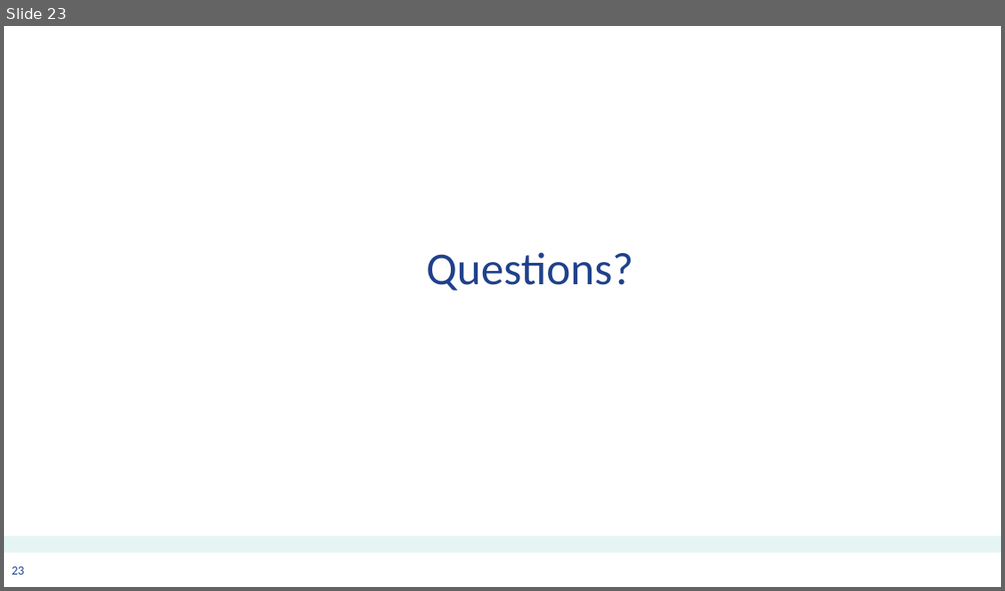
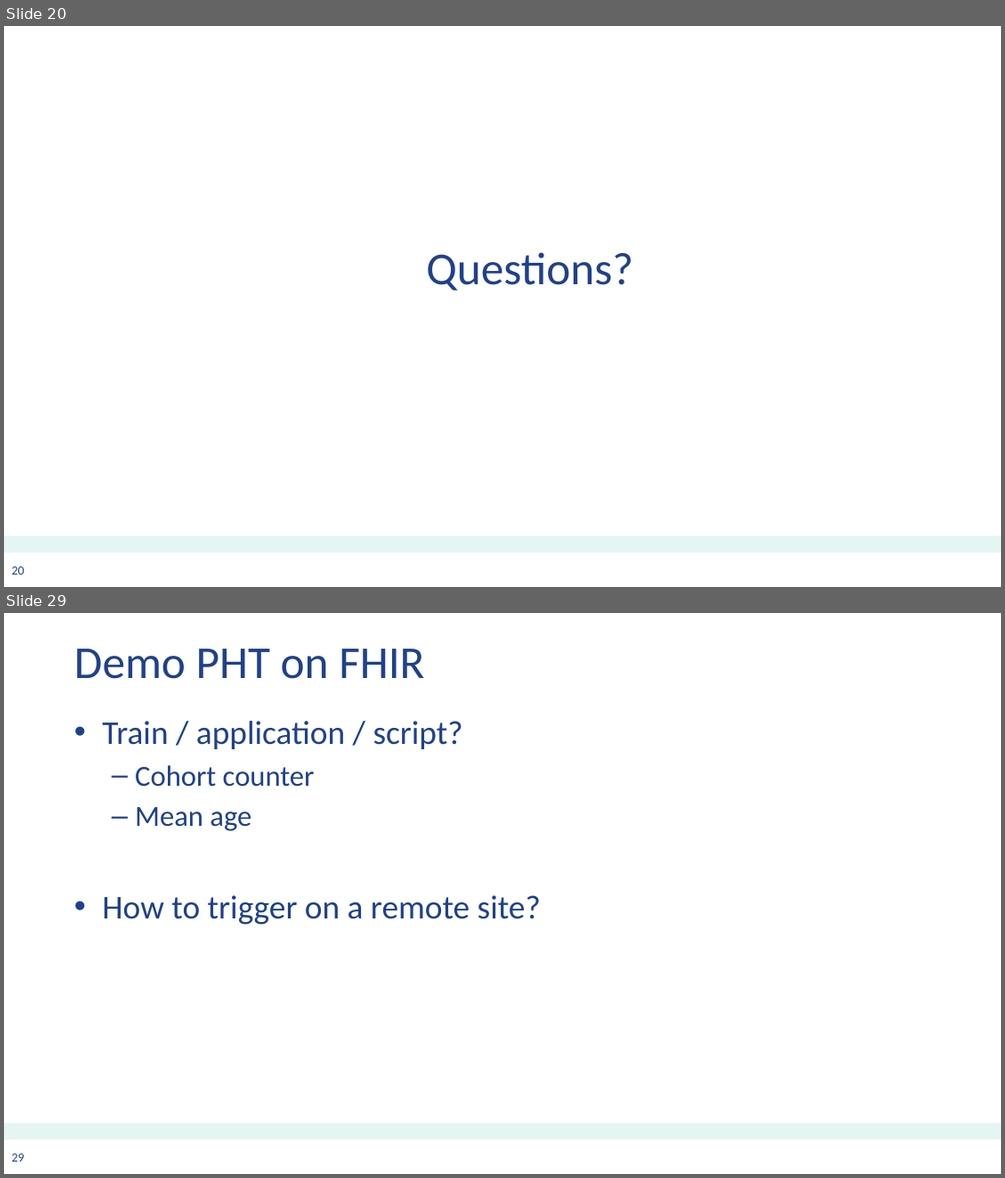
Before and after one commit to jvsoest/PHT_on_FHIR_demo, a slide deck: 20181108_PHT_Intro_AC.pptx. Shown one above the other, each under a label of ours: slide 23 before the commit, slides 20 and 29 after it; the slides between them are not shown. The pictures are 1005x591 and 1005x1178 pixels, drawn with LibreOffice and Linux fonts; fonts in the diff are those of the drawing; background and template pictures are left out. Boxes give left, top, right and bottom in pixels: in the first picture for what was removed or moved away, otherwise in the second. Text is boxed around its words. In the diff, an @@ line names an element or a change of style, - is before the commit and + after.

Commit message:
Added slides for RDF demo

```diff
--- a/20181108_PHT_Intro_AC.pptx
+++ b/20181108_PHT_Intro_AC.pptx
@@ slide 29 added at [4, 613, 1001, 1174], background #FFFFFF; not listed: 2 template elements that a slide beside it also shows @@
@@ title added at [74, 649, 424, 679], 44 pt, text #1F418B @@
+Demo PHT on FHIR
@@ text added at [102, 721, 541, 925], 32 pt, text #1F418B @@
+• Train / application / script?
+  – Cohort counter
+  – Mean age
+• How to trigger on a remote site?
@@ what was slide 23 is now slide 20 @@
@@ page number at [12, 566, 24, 574]: text changed @@
-23
+20
```
Also in this commit, not shown: 23 other slides added, 10 slides removed.
